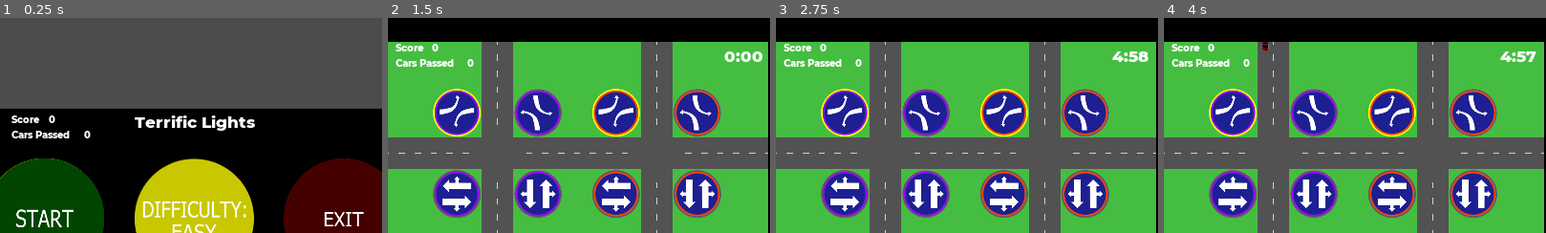
Above: before the commit, frames 1-4 (left to right).
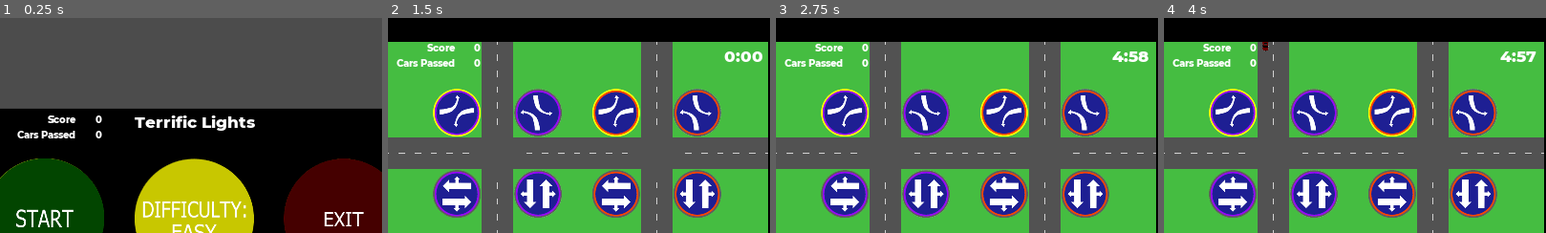
Above: after the commit, the same moments.

Repository: nicohi/terrific-lights-multiplayer
Game: Godot game, scene res://MainMenu/MainMenu.tscn
The game is run twice, just before and just after one commit, with the same random seed, the same clock (stepped at 60 frames per second) and the same inputs.
Inputs (mouse positions are % of the whole screen's width and height, from its top left):
- Up to frame 1 (0.25 s): no input
- Up to frame 2 (1.5 s): click (31, 47) at 0.52 s; tap Enter at 1.25 s; move the mouse to (72, 45) at 1.27 s; click (72, 45) at 1.42 s
- Up to frame 3 (2.75 s): tap Space at 2 s; move the mouse to (30, 55) at 2.02 s; click (30, 55) at 2.17 s
- Up to frame 4 (4 s): move the mouse to (60, 28) at 2.77 s; click (60, 28) at 2.92 s; tap Enter at 3.5 s; move the mouse to (45, 70) at 3.52 s; click (45, 70) at 3.67 s
The pictures show only the part of the screen within x 25-75%, y 0-50%; the shares and areas given below are measured in that part.

The runs differ from the first frame. In frame 1, 0.9% of the frame differs, in the area x 3-27%, y 45-56%; in frame 2, 0.8%; in frame 3, 0.8%; in frame 4, 0.8%.

Commit message:
scoredisplayn right-align

Diff:
--- a/Map/Map.tscn
+++ b/Map/Map.tscn
@@ -62,17 +62,17 @@
 outline_color = Color( 0.996078, 0.988235, 0.988235, 1 )
 font_data = ExtResource( 2 )
 
+[sub_resource type="DynamicFont" id=5]
+size = 35
+outline_color = Color( 0.996078, 0.988235, 0.988235, 1 )
+font_data = ExtResource( 2 )
+
+[sub_resource type="DynamicFont" id=6]
+size = 30
+outline_color = Color( 0.996078, 0.988235, 0.988235, 1 )
+font_data = ExtResource( 2 )
+
 [sub_resource type="DynamicFont" id=7]
-size = 35
-outline_color = Color( 0.996078, 0.988235, 0.988235, 1 )
-font_data = ExtResource( 2 )
-
-[sub_resource type="DynamicFont" id=5]
-size = 30
-outline_color = Color( 0.996078, 0.988235, 0.988235, 1 )
-font_data = ExtResource( 2 )
-
-[sub_resource type="DynamicFont" id=6]
 size = 30
 outline_color = Color( 0.996078, 0.988235, 0.988235, 1 )
 font_data = ExtResource( 2 )
@@ -84,9 +84,15 @@
 position = Vector2( 960, 540 )
 scale = Vector2( 0.8, 0.8 )
 texture = ExtResource( 7 )
+__meta__ = {
+"_edit_lock_": true
+}
 
 [node name="Road" type="Node2D" parent="."]
 script = ExtResource( 37 )
+__meta__ = {
+"_edit_lock_": true
+}
 
 [node name="UpperLeft" parent="Road" instance=ExtResource( 36 )]
 
@@ -248,6 +254,7 @@
 margin_bottom = 1075.0
 color = Color( 0, 0, 0, 0.392157 )
 __meta__ = {
+"_edit_lock_": true,
 "_edit_use_anchors_": false
 }
 
@@ -318,9 +325,9 @@
 }
 
 [node name="ScoreDisplay" parent="." instance=ExtResource( 38 )]
-margin_left = 503.0
+margin_left = 491.0
 margin_top = 60.0
-margin_right = 543.0
+margin_right = 531.0
 margin_bottom = 100.0
 
 [node name="GameTimer" type="Timer" parent="."]
--- a/UI/ScoreDisplay.tscn
+++ b/UI/ScoreDisplay.tscn
@@ -24,25 +24,26 @@
 font_data = ExtResource( 2 )
 
 [node name="ScoreDisplay" type="Control"]
-margin_right = 321.0
-margin_bottom = 97.0
+margin_right = 233.0
+margin_bottom = 70.0
 script = ExtResource( 1 )
 __meta__ = {
 "_edit_use_anchors_": false
 }
 
 [node name="ScoreHeading" type="Label" parent="."]
-margin_right = 75.0
+margin_right = 161.0
 margin_bottom = 32.0
 custom_fonts/font = SubResource( 1 )
 text = "Score"
+align = 2
 __meta__ = {
 "_edit_use_anchors_": false
 }
 
 [node name="Score" type="Label" parent="."]
-margin_left = 89.2721
-margin_right = 110.272
+margin_left = 161.0
+margin_right = 226.0
 margin_bottom = 32.0
 custom_fonts/font = SubResource( 2 )
 text = "0"
@@ -57,14 +58,15 @@
 margin_bottom = 73.0
 custom_fonts/font = SubResource( 3 )
 text = "Cars Passed"
+align = 2
 __meta__ = {
 "_edit_use_anchors_": false
 }
 
 [node name="CarsPassed" type="Label" parent="."]
-margin_left = 180.423
+margin_left = 161.0
 margin_top = 38.0
-margin_right = 197.423
+margin_right = 226.0
 margin_bottom = 70.0
 custom_fonts/font = SubResource( 4 )
 text = "0"
Not shown: 1 places in Map/Map.tscn that only renumber resources
